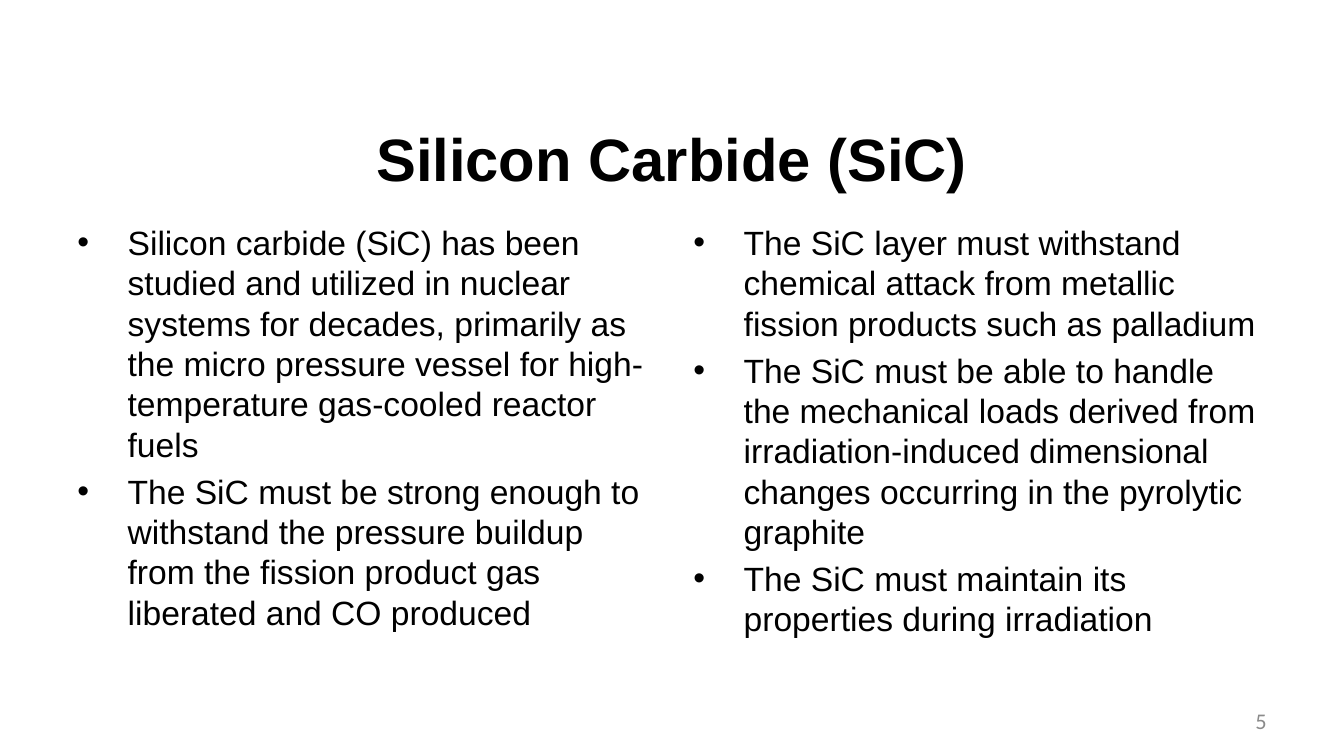
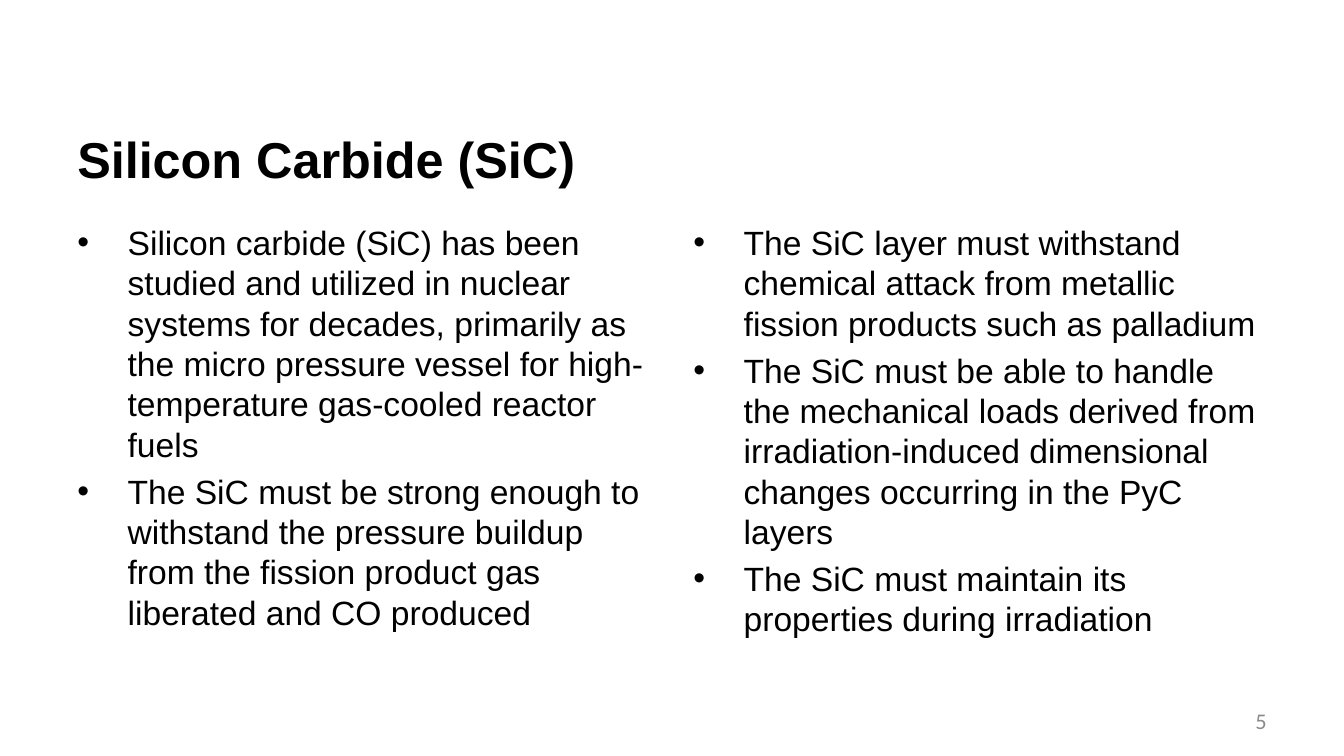
Before and after one commit to benbeeler/TEACHING, a slide deck: slide 5 of Advanced Reactor Materials/Fall2025/Lec4_TRISO.pptx. Drawn at 1344x756 pixels with LibreOffice and Linux fonts; fonts in the diff are those of the drawing; background and template pictures are left out. Boxes give left, top, right and bottom in pixels: in the first picture for what was removed or moved away, otherwise in the second. Text is boxed around its words. In the diff, an @@ line names an element or a change of style, - is before the commit and + after.

```diff
--- a/Advanced Reactor Materials/Fall2025/Lec4_TRISO.pptx
+++ b/Advanced Reactor Materials/Fall2025/Lec4_TRISO.pptx
@@ title "Silicon Carbide (SiC)" at (x1=77, y1=141, x2=575, y2=188): size 42.7 to 36 pt; alignment centre to left @@
@@ text at (x1=744, y1=358, x2=1255, y2=551): text changed @@
-• The SiC must be able to handle the mechanical loads derived from irradiation-induced dimensional changes occurring in the pyrolytic graphite
+• The SiC must be able to handle the mechanical loads derived from irradiation-induced dimensional changes occurring in the PyC layers
```
Also in this commit, not shown: 17 other slides changed, 1 slide added, 14 slides removed, 5 other files.
